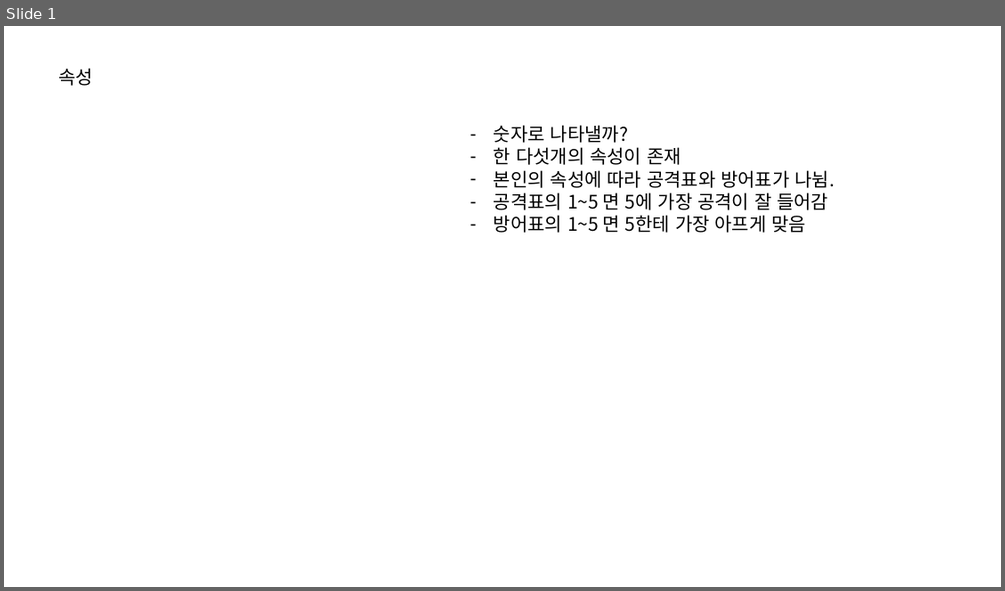
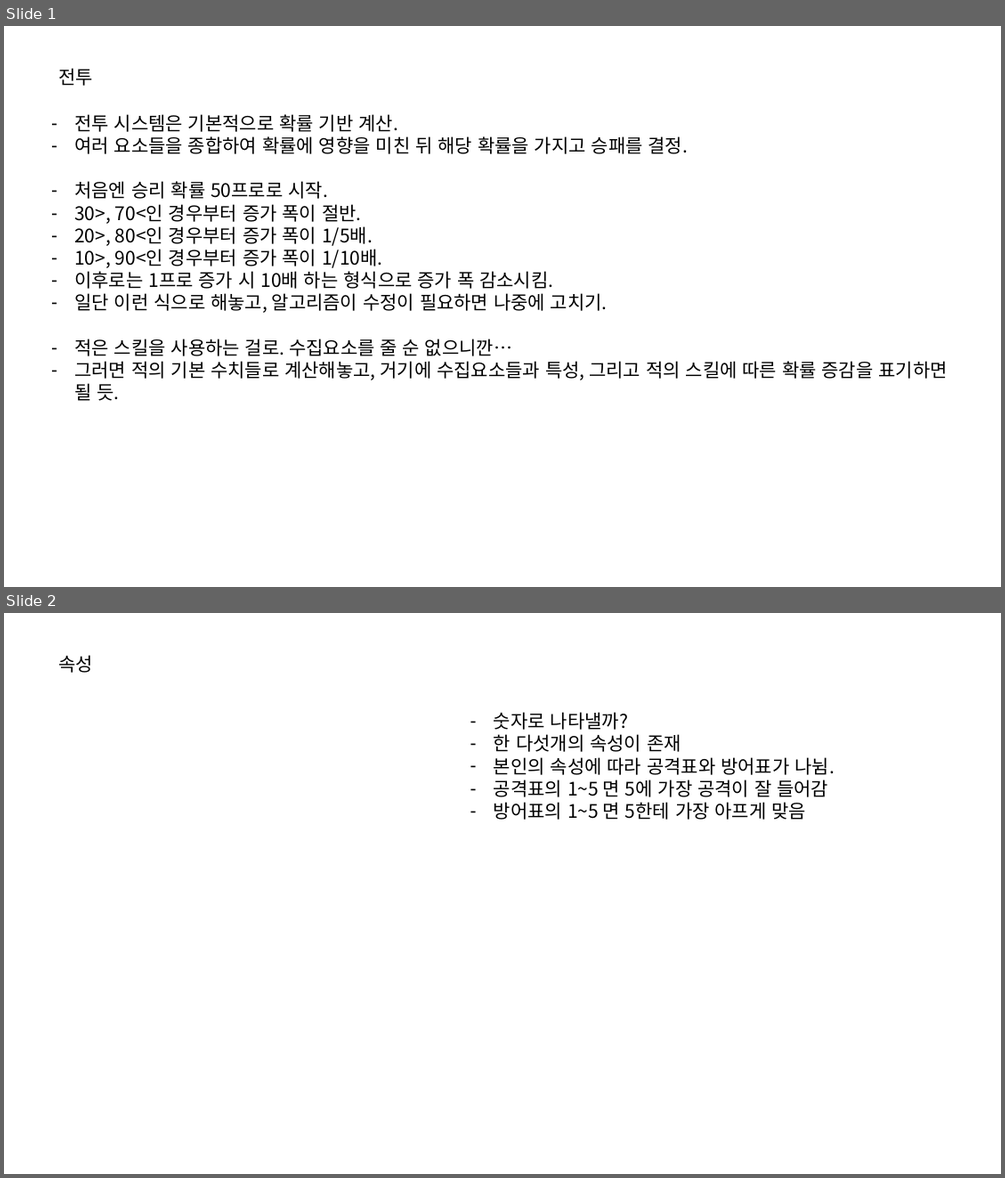
Before and after one commit to IdfKLeh/capstone, a slide deck: 전투.pptx. Shown one above the other, each under a label of ours: slide 1 before the commit, slides 1 and 2 after it. The pictures are 1005x591 and 1005x1178 pixels, drawn with LibreOffice and Linux fonts; fonts in the diff are those of the drawing. Boxes give left, top, right and bottom in pixels: in the first picture for what was removed or moved away, otherwise in the second. Text is boxed around its words. In the diff, an @@ line names an element or a change of style, - is before the commit and + after.

```diff
--- a/전투.pptx
+++ b/전투.pptx
@@ slide 1 added at (4, 26, 1001, 587), background #FFFFFF @@
@@ text added at (58, 68, 93, 86), 18 pt, text #000000 @@
+전투
@@ text added at (74, 114, 947, 401), 18 pt, text #000000 @@
+– 전투 시스템은 기본적으로 확률 기반 계산.
+– 여러 요소들을 종합하여 확률에 영향을 미친 뒤 해당 확률을 가지고 승패를 결정.
+– 처음엔 승리 확률 50프로로 시작.
+– 30>, 70<인 경우부터 증가 폭이 절반.
+– 20>, 80<인 경우부터 증가 폭이 1/5배.
+– 10>, 90<인 경우부터 증가 폭이 1/10배.
+– 이후로는 1프로 증가 시 10배 하는 형식으로 증가 폭 감소시킴.
+– 일단 이런 식으로 해놓고, 알고리즘이 수정이 필요하면 나중에 고치기.
+– 적은 스킬을 사용하는 걸로. 수집요소를 줄 순 없으니깐…
+– 그러면 적의 기본 수치들로 계산해놓고, 거기에 수집요소들과 특성, 그리고 적의 스킬에 따른 확률 증감을 표기하면 될 듯.
@@ what was slide 1 is now slide 2 @@
```
Also in this commit, not shown: 3 other files.
